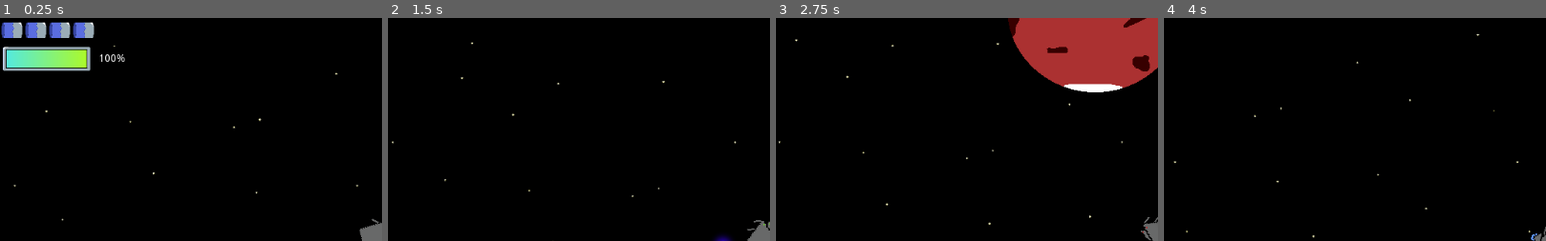
Above: before the commit, frames 1-4 (left to right).
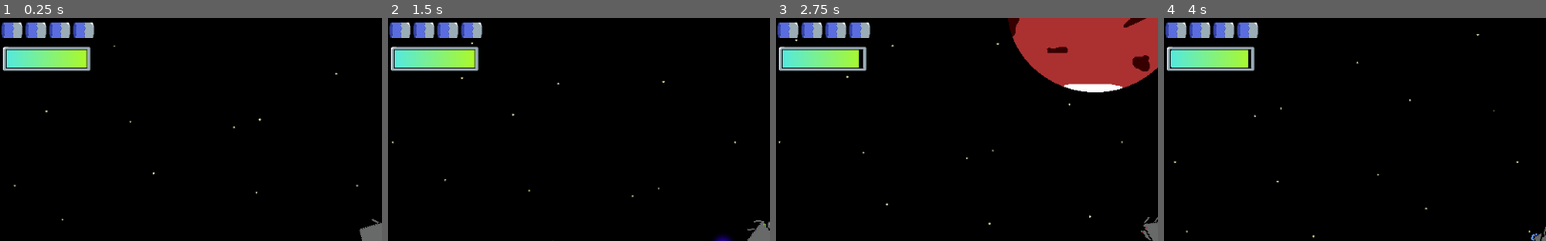
Above: after the commit, the same moments.

Repository: RafaelCaso/godotSandbox
Game: Godot game, scene res://World/World.tscn
Two runs of this game, one before a commit and one after it. Both use one fixed random seed, a clock stepped at 60 frames per second and the inputs below.
Inputs (mouse positions are % of the whole screen's width and height, from its top left):
- Up to frame 1 (0.25 s): no input
- Up to frame 2 (1.5 s): tap Enter (test_button) at 0.5 s; move the mouse to (72, 45) at 0.52 s; press the mouse at (72, 45) at 0.53 s; hold Right (ui_right) 0.53-1.28 s; move the mouse to (30, 55) at 1.27 s; release the mouse at (30, 55) at 1.28 s; hold S (strafe_down) from 1.28 s (still down); tap E (interact) at 1.35 s
- Up to frame 3 (2.75 s): click (30, 55) at 1.55 s; move the mouse to (60, 28) at 2.02 s; release S (strafe_down) at 2.03 s; press the mouse at (60, 28) at 2.03 s; hold Right (ui_right) from 2.03 s (still down)
- Up to frame 4 (4 s): move the mouse to (45, 70) at 2.77 s; release the mouse at (45, 70) at 2.78 s; tap Shift (main_deceleration) at 2.85 s; click (45, 70) at 3.05 s; move the mouse to (80, 65) at 3.52 s; release Right (ui_right) at 3.53 s; hold Left (ui_left) from 3.53 s (still down); hold W (main_propulsion) from 3.53 s (still down); click (80, 65) at 3.8 s
The pictures show only the part of the screen within x 0-50%, y 0-50%; the shares and areas given below are measured in that part.

The runs differ from the first frame. In frame 1, 0.1% of the frame differs, in the area x 26-33%, y 16-20%; in frame 2, 4.2%, in the area x 0-25%, y 1-24%; in frame 3, 4.1%; in frame 4, 4.1%.

Commit message:
make Hud into singleton pattern, remove Hud node from all scenes. Energy bar behavior working, still not displaying energy percentage as string

Diff:
--- a/Attributes/FusionReactorCore.gd
+++ b/Attributes/FusionReactorCore.gd
@@ -19,6 +19,7 @@
 func set_energy(value):
 	energy = clamp(value, 0, max_energy);
 	emit_signal("energy_changed", energy)
+	Hud.energyBar.value = value;
 	if energy <= 0:
 		emit_signal("no_energy")
 
--- /dev/null
+++ b/HUD.gd
@@ -0,0 +1,11 @@
+extends CanvasLayer
+
+onready var energyUI = $EnergyUI;
+onready var energyBar = $EnergyBar;
+
+
+
+func _on_Player_energy_changed(new_energy) -> void:
+	Hud.energyBar._on_Player_energy_changed(new_energy);
+#	Hud.energyBar.text = str(int(new_energy)) + "%";
+#	energyUI.value = new_energy;
--- a/HUD.tscn
+++ b/HUD.tscn
@@ -2,21 +2,16 @@
 
 [ext_resource path="res://UI/EnergyUI.gd" type="Script" id=1]
 [ext_resource path="res://UI/EnergyBar.gd" type="Script" id=2]
-[ext_resource path="res://UI/HealthUI.gd" type="Script" id=3]
+[ext_resource path="res://HUD.gd" type="Script" id=3]
 [ext_resource path="res://UI/HealthUI.tscn" type="PackedScene" id=4]
 [ext_resource path="res://UI/0025EmptyEnergyCore.png" type="Texture" id=5]
 [ext_resource path="res://UI/0026FullEnergyCore.png" type="Texture" id=6]
 
 [node name="HUD" type="CanvasLayer"]
 layer = 0
+script = ExtResource( 3 )
 
-[node name="HealthUI" type="Control" parent="." instance=ExtResource( 4 )]
-margin_right = 40.0
-margin_bottom = 40.0
-script = ExtResource( 3 )
-__meta__ = {
-"_edit_use_anchors_": false
-}
+[node name="HealthUI" parent="." instance=ExtResource( 4 )]
 
 [node name="EnergyUI" type="Label" parent="."]
 margin_left = 89.0
--- a/Player/Player.gd
+++ b/Player/Player.gd
@@ -15,7 +15,6 @@
 var deceleration_speed = 1000;
 var strafe_force = 500;
 var velocity = Vector2();
-var player_stats = PlayerStats;
 var max_speed = 1000;
 var energy_recharge_rate = 10;
 var thrust_energy_consumption = 15;
@@ -26,13 +25,12 @@
 
 # Called when the node enters the scene tree for the first time.
 func _ready() -> void:
-	player_stats.connect("no_health", self, "queue_free")
+	PlayerStats.connect("no_health", self, "queue_free")
+	fusionReactorCore.connect("energy_changed", Hud, "_on_Player_energy_changed")
 	laser = LaserScene.instance();
 	add_child(laser);
 	laser.global_position.x = laserSpawnPoint.global_position.x;
 	laser.global_position.y = laserSpawnPoint.global_position.y;
-#	add_weapon("weapon 1 kaplow!")
-#	add_weapon("weapon 2 Bzzzzamt!")
 
 
 
@@ -45,6 +43,7 @@
 	var direction = Vector2(0, -1).rotated(rotation)
 	velocity += direction * thrust
 	fusionReactorCore.deplete_energy(thrust_energy_consumption * delta)
+
 
 
 # Called every frame. 'delta' is the elapsed time since the previous frame.
@@ -93,14 +92,16 @@
 		velocity += down_direction * strafe_force * delta;
 
 	if Input.is_action_pressed("laser") && fusionReactorCore.has_energy(25):
+		print(Hud.energyBar.value)
 		fusionReactorCore.deplete_energy(laser.laser_energy_consumption * delta);
+#		emit_signal("energy_changed", fusionReactorCore.energy)
 		fire_laser();
 	else:
 		stop_laser();
 
 
 	fusionReactorCore.set_energy_recharge(energy_recharge_rate * delta)
-	emit_signal("energy_changed", fusionReactorCore.energy)
+#	emit_signal("energy_changed", fusionReactorCore.energy)
 
 	if Input.is_action_just_pressed("test_button"):
 		emit_signal("change_scene", "res://World2.tscn");
@@ -124,18 +125,19 @@
 func fire_laser():
 	if not laser.is_casting:
 		laser.set_is_casting(true);
-	# laser.rotation = rotation;
+
 func stop_laser():
 	if laser.is_casting:
 		laser.set_is_casting(false);
 
-
+#*********** NOT FUNCTIONING CORRECTLY/AT ALL *********
 func _on_Hurtbox_area_entered(_area: Area2D) -> void:
 	hurtBox.start_invincible(0.5);
 	hurtBox.create_hit_effect();
 
 func _on_Energy_changed():
-	emit_signal("energy_changed", fusionReactorCore.energy)
+#	emit_signal("energy_changed", fusionReactorCore.energy)
+	pass
 
 func add_weapon(weapon):
 	weapons.append(weapon);
--- a/UI/EnergyUI.gd
+++ b/UI/EnergyUI.gd
@@ -1,4 +1,5 @@
 extends Label
+
 
 func _on_Player_energy_changed(new_energy) -> void:
 	text = str(int(new_energy)) + "%";
--- a/World/World.tscn
+++ b/World/World.tscn
@@ -9,15 +9,9 @@
 [ext_resource path="res://World/0018Jupiter.png" type="Texture" id=7]
 [ext_resource path="res://World/0020PurpleJupiter.png" type="Texture" id=8]
 [ext_resource path="res://World/0019Neptune.png" type="Texture" id=9]
-[ext_resource path="res://UI/HealthUI.tscn" type="PackedScene" id=10]
 [ext_resource path="res://PlayerCamera.tscn" type="PackedScene" id=11]
-[ext_resource path="res://UI/EnergyUI.gd" type="Script" id=12]
-[ext_resource path="res://UI/0026FullEnergyCore.png" type="Texture" id=13]
-[ext_resource path="res://UI/0025EmptyEnergyCore.png" type="Texture" id=14]
-[ext_resource path="res://UI/EnergyBar.gd" type="Script" id=15]
 [ext_resource path="res://WarpPopupTest.tscn" type="PackedScene" id=16]
 [ext_resource path="res://AsteroidCluster.png" type="Texture" id=17]
-[ext_resource path="res://World/HUD.gd" type="Script" id=18]
 [ext_resource path="res://World/World.gd" type="Script" id=19]
 
 [node name="World" type="Node2D"]
@@ -337,38 +331,6 @@
 scale = Vector2( 0.5, 0.5 )
 texture = ExtResource( 17 )
 
-[node name="HUD" type="CanvasLayer" parent="."]
-layer = 0
-script = ExtResource( 18 )
-
-[node name="HealthUI" parent="HUD" instance=ExtResource( 10 )]
-
-[node name="EnergyUI" type="Label" parent="HUD"]
-margin_left = 89.0
-margin_top = 40.0
-margin_right = 212.0
-margin_bottom = 70.0
-align = 1
-valign = 1
-script = ExtResource( 12 )
-__meta__ = {
-"_edit_use_anchors_": false
-}
-
-[node name="EnergyBar" type="TextureProgress" parent="HUD"]
-margin_left = -9.0
-margin_top = 23.0
-margin_right = 503.0
-margin_bottom = 279.0
-rect_scale = Vector2( 0.28, 0.25 )
-value = 100.0
-texture_under = ExtResource( 14 )
-texture_progress = ExtResource( 13 )
-script = ExtResource( 15 )
-__meta__ = {
-"_edit_use_anchors_": false
-}
-
 [node name="Camera2D" parent="." instance=ExtResource( 11 )]
 position = Vector2( 509.896, 298.38 )
 scale = Vector2( 0.999999, 1 )
@@ -380,8 +342,6 @@
 margin_bottom = -794.999
 
 [connection signal="change_scene" from="Actors/Player" to="." method="_on_Player_change_scene"]
-[connection signal="energy_changed" from="Actors/Player" to="HUD/EnergyUI" method="_on_Player_energy_changed"]
-[connection signal="energy_changed" from="Actors/Player" to="HUD/EnergyBar" method="_on_Player_energy_changed"]
 
 [editable path="Background/Earth"]
 [editable path="Background/Mars"]
--- a/project.godot
+++ b/project.godot
@@ -17,6 +17,7 @@
 [autoload]
 
 PlayerStats="*res://Attributes/PlayerStats.tscn"
+Hud="*res://HUD.tscn"
 
 [input]
 
Binary file removed: Player/spaceship.png
Not shown, removed: Player/spaceship.png.import
Not shown: 1 places in World/World.tscn that only renumber resources
